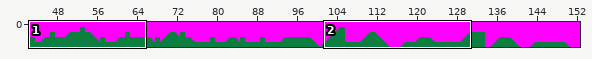
Two states of a Tiled map, assets/level3.tmx. The first picture is a wide view before the edit; the outline marks the close-up.
Close-up. The starting point:
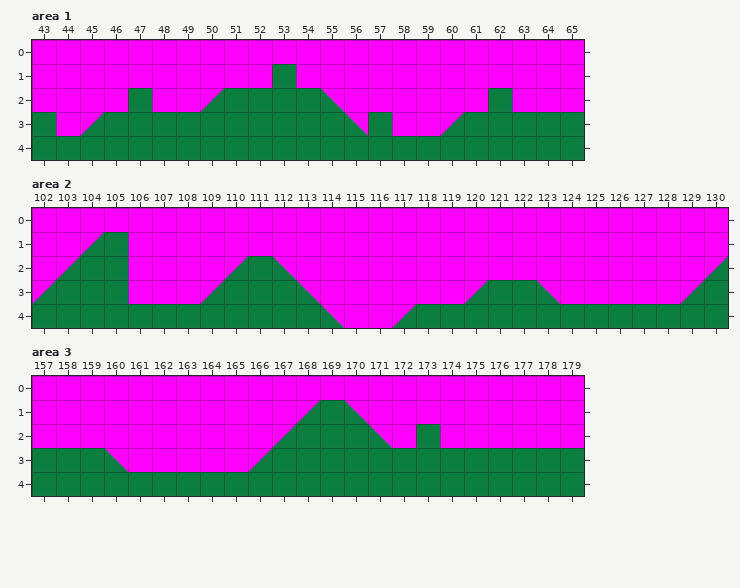
Cells are 64x64 px. Shown: area 1 x 43..65, y 0..4; area 2 x 102..130, y 0..4; area 3 x 157..179, y 0..4. The commit also changed other parts of the map, which this record leaves out.
And afterwards:
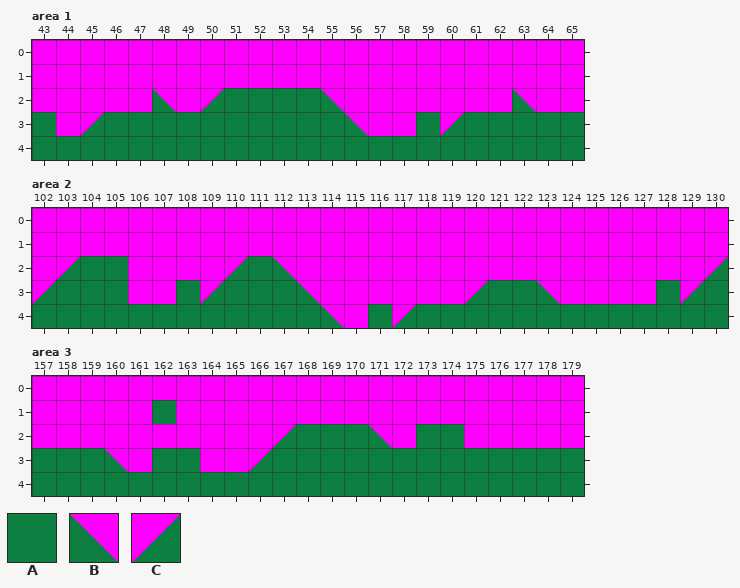
Key: from "sprites": A 0, B 1, C 2.
_ is an empty cell, . an unchanged one.
Diff:
--- layer "Enemies", area 1
@@ x 47..63 @@
-1 ......A..........
-2 A_.............A_
-3 ............_....
+1 ......_..........
+2 _B............._B
+3 ............A....
--- layer "GoodBoys", area 1
@@ x 57..57 @@
-3 A
+3 _
--- layer "Floor", area 2
@@ x 104..105 @@
-1 CA
+1 __
--- layer "Enemies", area 2
@@ x 116..128 @@
-3 ............_
-4 _............
+3 ............A
+4 A............
--- layer "GoodBoys", area 2
@@ x 108..108 @@
-3 _
+3 A
--- layer "Floor", area 3
@@ x 168..170 @@
-1 CAB
+1 ___
--- layer "Enemies", area 3
@@ x 162..162 @@
-3 _
+3 A
--- layer "GoodBoys", area 3
@@ x 163..163 @@
-3 _
+3 A
--- layer "FriendsBubble", area 3
@@ x 162..162 @@
-1 _
+1 A
--- layer "Finish", area 3
@@ x 174..174 @@
-2 _
+2 A
